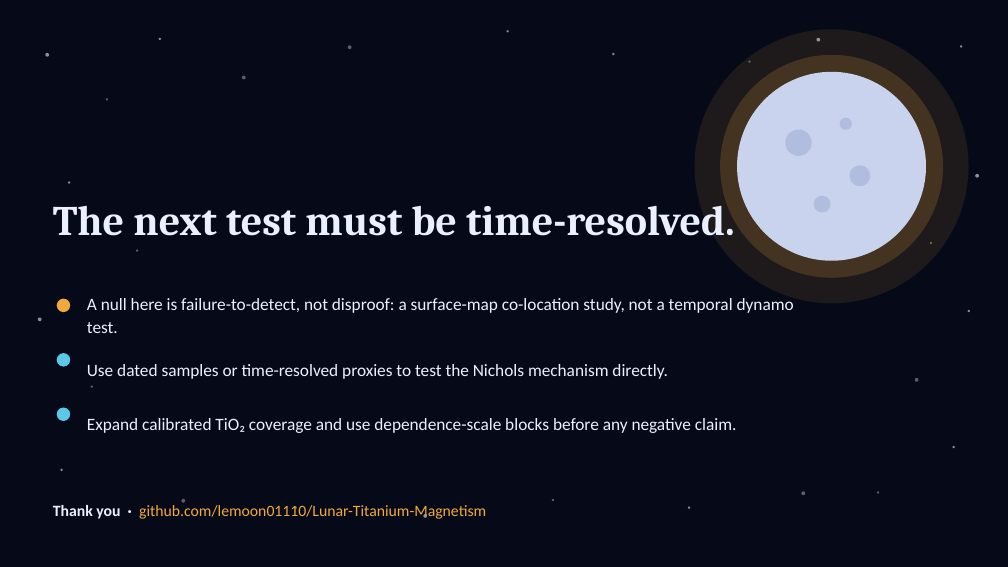
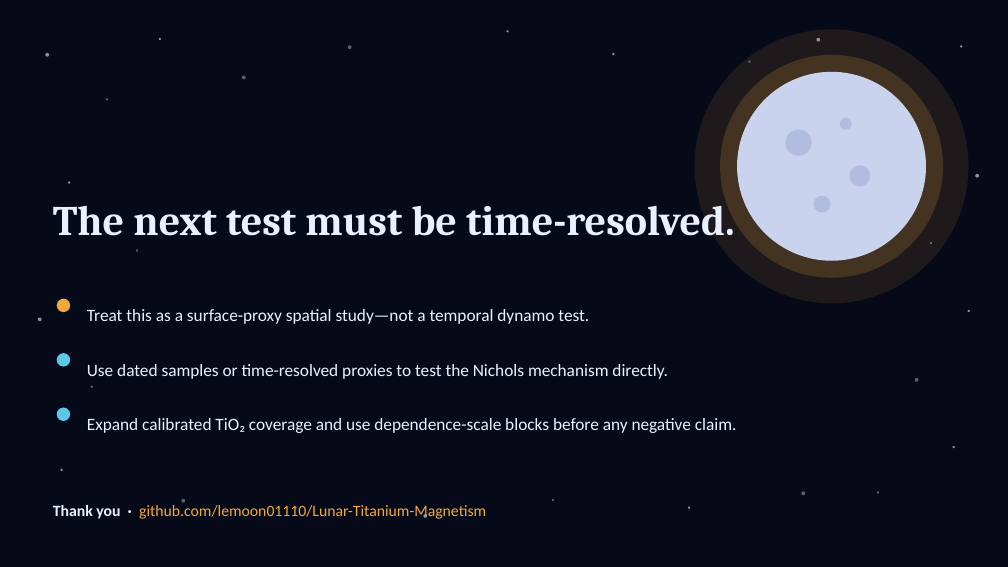
Before and after one commit to lemoon01110/Lunar-Titanium-Magnetism, a slide deck: slide 12 of Paper-and-Pitch/Pitch.pptx (slide 13 before the commit). Drawn at 1008x567 pixels with LibreOffice and Linux fonts; fonts in the diff are those of the drawing. Boxes give left, top, right and bottom in pixels: in the first picture for what was removed or moved away, otherwise in the second. Text is boxed around its words. In the diff, an @@ line names an element or a change of style, - is before the commit and + after.

```diff
--- a/Paper-and-Pitch/Pitch.pptx
+++ b/Paper-and-Pitch/Pitch.pptx
@@ text at bbox=[87, 309, 589, 324]: text changed @@
-A null here is failure-to-detect, not disproof: a surface-map co-location study, not a temporal dynamo test.
+Treat this as a surface-proxy spatial study—not a temporal dynamo test.
```
Also in this commit, not shown: 2 other slides changed, 1 slide removed, 1 other file.
